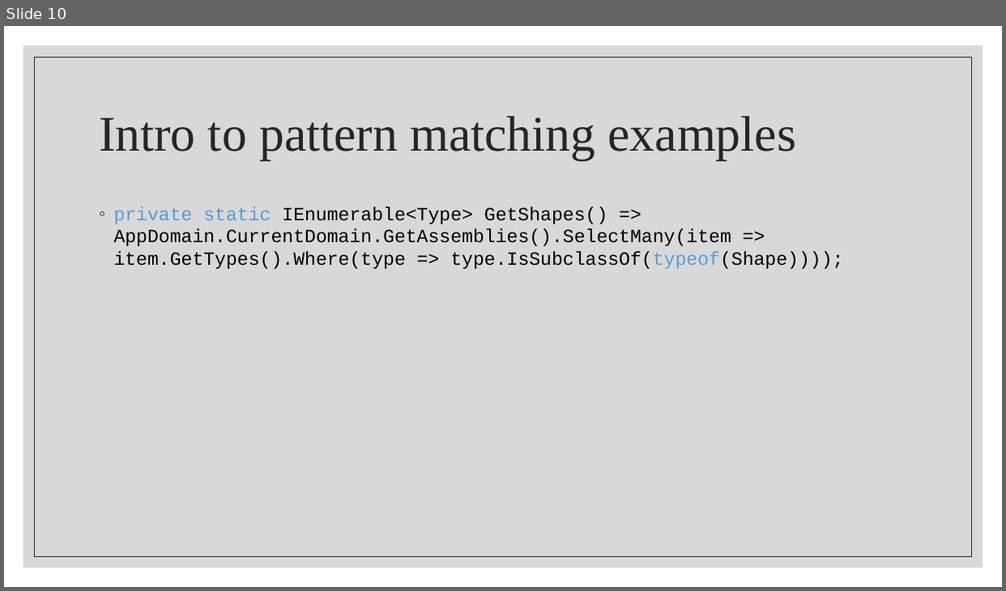
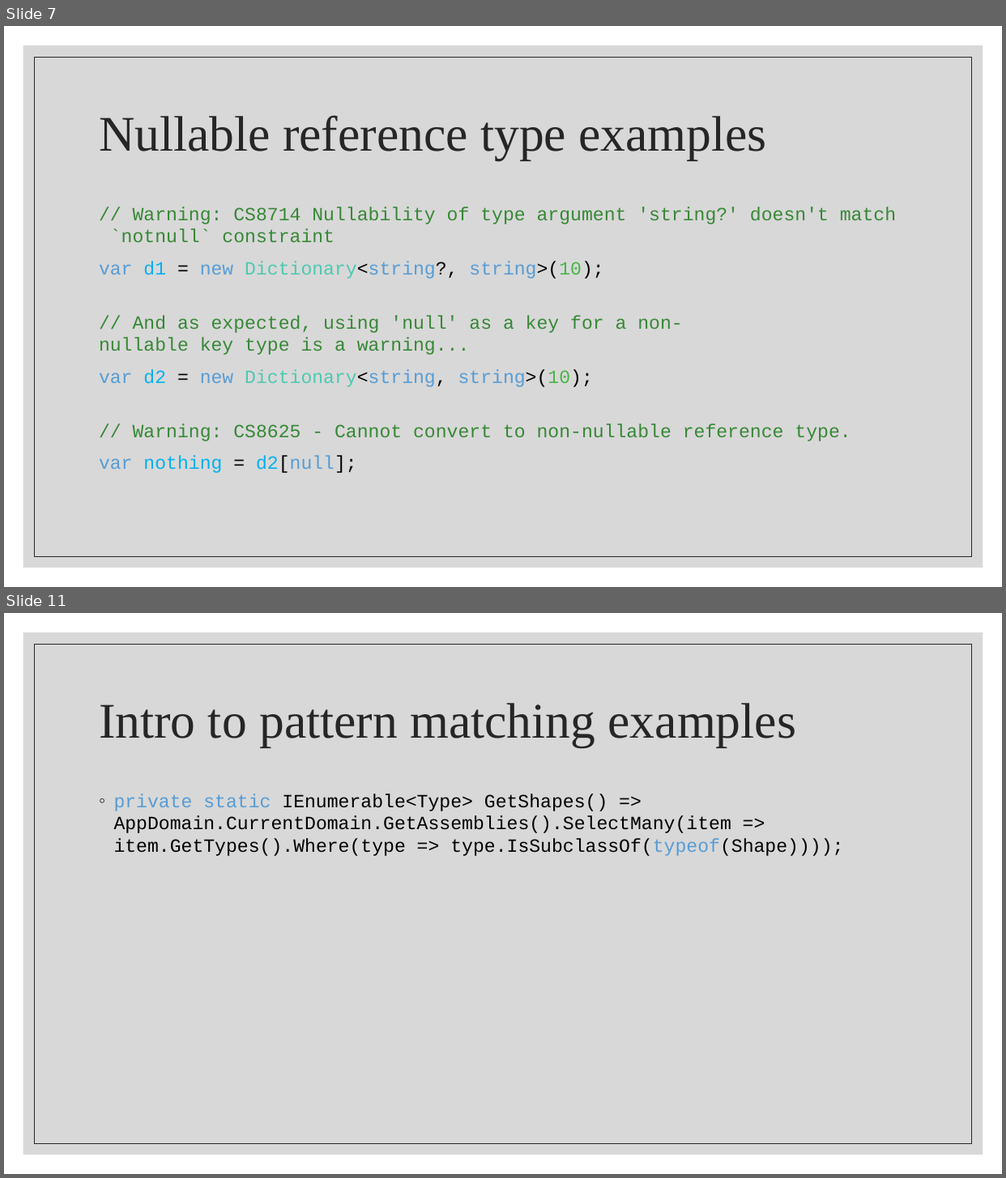
Before and after one commit to BenjaminMichaelis/Lectures, a slide deck: Nullability and Pattern Matching.pptx. Shown one above the other, each under a label of ours: slide 10 before the commit, slides 7 and 11 after it; the slides between them are not shown. The pictures are 1006x591 and 1006x1178 pixels, drawn with LibreOffice and Linux fonts; fonts in the diff are those of the drawing. Boxes give left, top, right and bottom in pixels: in the first picture for what was removed or moved away, otherwise in the second. Text is boxed around its words. In the diff, an @@ line names an element or a change of style, - is before the commit and + after.

Commit message:
Add examples and framework 4.7.2 example
- Doesn't work on 4.7.2 example

```diff
--- a/Nullability and Pattern Matching.pptx
+++ b/Nullability and Pattern Matching.pptx
@@ slide 7 added at bbox=[4, 26, 1002, 587], background #FFFFFF; not listed: 2 template elements that a slide beside it also shows @@
@@ title added at bbox=[99, 115, 767, 160], 48 pt, text #262626 @@
+Nullable reference type examples
@@ text added at bbox=[99, 207, 896, 473], 18 pt, text #368835 @@
+// Warning: CS8714 Nullability of type argument 'string?' doesn't match `notnull` constraint
+var d1 = new Dictionary<string?, string>(10);
+// And as expected, using 'null' as a key for a non-nullable key type is a warning...
+var d2 = new Dictionary<string, string>(10);
+// Warning: CS8625 - Cannot convert to non-nullable reference type.
+var nothing = d2[null];
@@ what was slide 10 is now slide 11 @@
```
Also in this commit, not shown: 6 slides changed, 2 other slides added, 8 other files.
